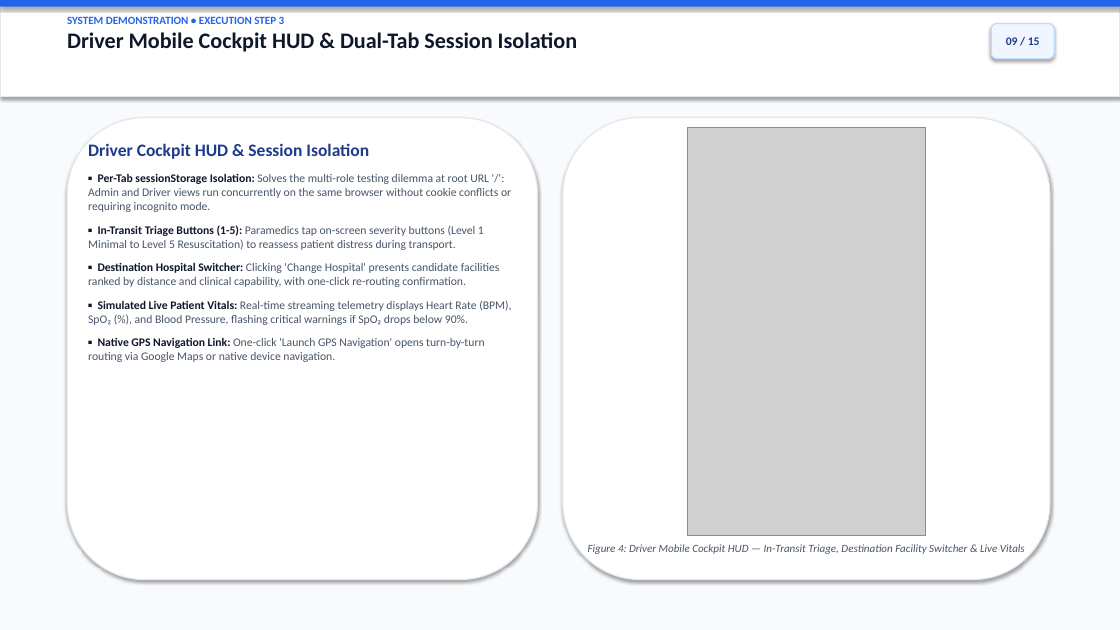
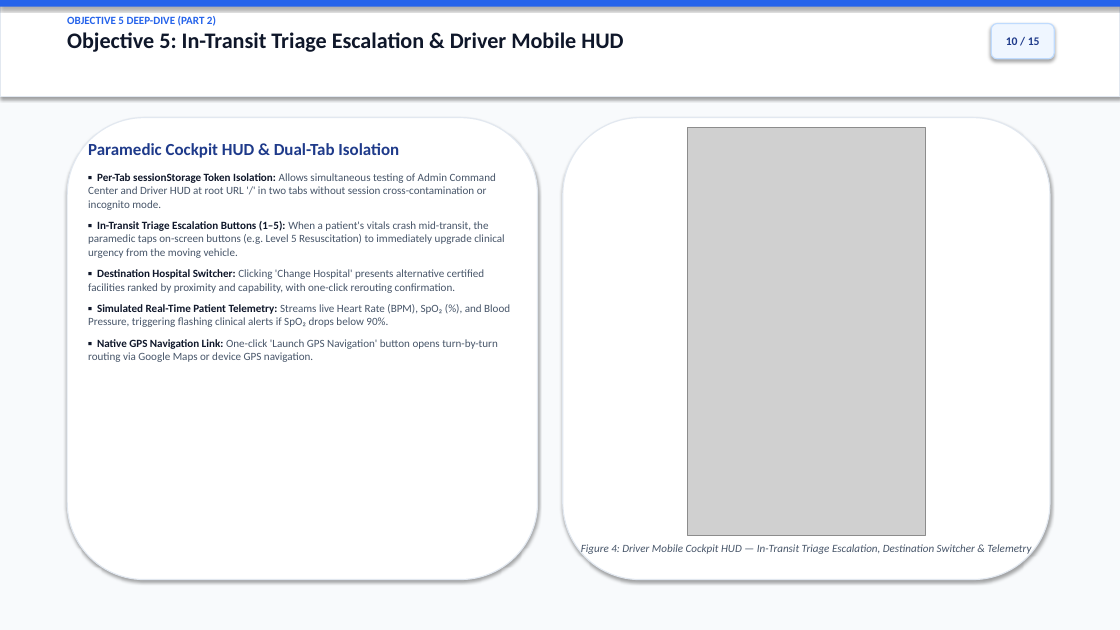
Before and after one commit to Irfans8896/ambulance-dispatch-optimizer, a slide deck: slide 10 of Ambulance_Dispatch_Route_Optimizer_Presentation.pptx (slide 9 before the commit). Drawn at 1120x630 pixels with LibreOffice and Linux fonts; fonts in the diff are those of the drawing; grey boxes stand for pictures. Boxes give left, top, right and bottom in pixels: in the first picture for what was removed or moved away, otherwise in the second. Text is boxed around its words. In the diff, an @@ line names an element or a change of style, - is before the commit and + after.

Commit message:
docs: restructure 15-slide presentation to focus directly on 8 core project objectives

```diff
--- a/Ambulance_Dispatch_Route_Optimizer_Presentation.pptx
+++ b/Ambulance_Dispatch_Route_Optimizer_Presentation.pptx
@@ text at box(67, 16, 623, 52): text changed @@
-SYSTEM DEMONSTRATION • EXECUTION STEP 3
-Driver Mobile Cockpit HUD & Dual-Tab Session Isolation
+OBJECTIVE 5 DEEP-DIVE (PART 2)
+Objective 5: In-Transit Triage Escalation & Driver Mobile HUD
@@ text in rounded rectangle at box(1006, 37, 1040, 45): text changed @@
-09 / 15
+10 / 15
@@ text at box(88, 143, 510, 362): text changed; size 10 to 9.5 pt @@
-Driver Cockpit HUD & Session Isolation
-▪ Per-Tab sessionStorage Isolation: Solves the multi-role testing dilemma at root URL '/': Admin and Driver views run concurrently on the same browser without cookie conflicts or requiring incognito mode.
-▪ In-Transit Triage Buttons (1-5): Paramedics tap on-screen severity buttons (Level 1 Minimal to Level 5 Resuscitation) to reassess patient distress during transport.
-▪ Destination Hospital Switcher: Clicking 'Change Hospital' presents candidate facilities ranked by distance and clinical capability, with one-click re-routing confirmation.
-▪ Simulated Live Patient Vitals: Real-time streaming telemetry displays Heart Rate (BPM), SpO₂ (%), and Blood Pressure, flashing critical warnings if SpO₂ drops below 90%.
-▪ Native GPS Navigation Link: One-click 'Launch GPS Navigation' opens turn-by-turn routing via Google Maps or native device navigation.
+Paramedic Cockpit HUD & Dual-Tab Isolation
+▪ Per-Tab sessionStorage Token Isolation: Allows simultaneous testing of Admin Command Center and Driver HUD at root URL '/' in two tabs without session cross-contamination or incognito mode.
+▪ In-Transit Triage Escalation Buttons (1–5): When a patient's vitals crash mid-transit, the paramedic taps on-screen buttons (e.g. Level 5 Resuscitation) to immediately upgrade clinical urgency from the moving vehicle.
+▪ Destination Hospital Switcher: Clicking 'Change Hospital' presents alternative certified facilities ranked by proximity and capability, with one-click rerouting confirmation.
+▪ Simulated Real-Time Patient Telemetry: Streams live Heart Rate (BPM), SpO₂ (%), and Blood Pressure, triggering flashing clinical alerts if SpO₂ drops below 90%.
+▪ Native GPS Navigation Link: One-click 'Launch GPS Navigation' button opens turn-by-turn routing via Google Maps or device GPS navigation.
@@ text at box(581, 544, 1031, 556): text changed @@
-Figure 4: Driver Mobile Cockpit HUD — In-Transit Triage, Destination Facility Switcher & Live Vitals
+Figure 4: Driver Mobile Cockpit HUD — In-Transit Triage Escalation, Destination Switcher & Telemetry
```
Also in this commit, not shown: 8 other slides changed, 6 slides added, 6 slides removed, 2 other files.
